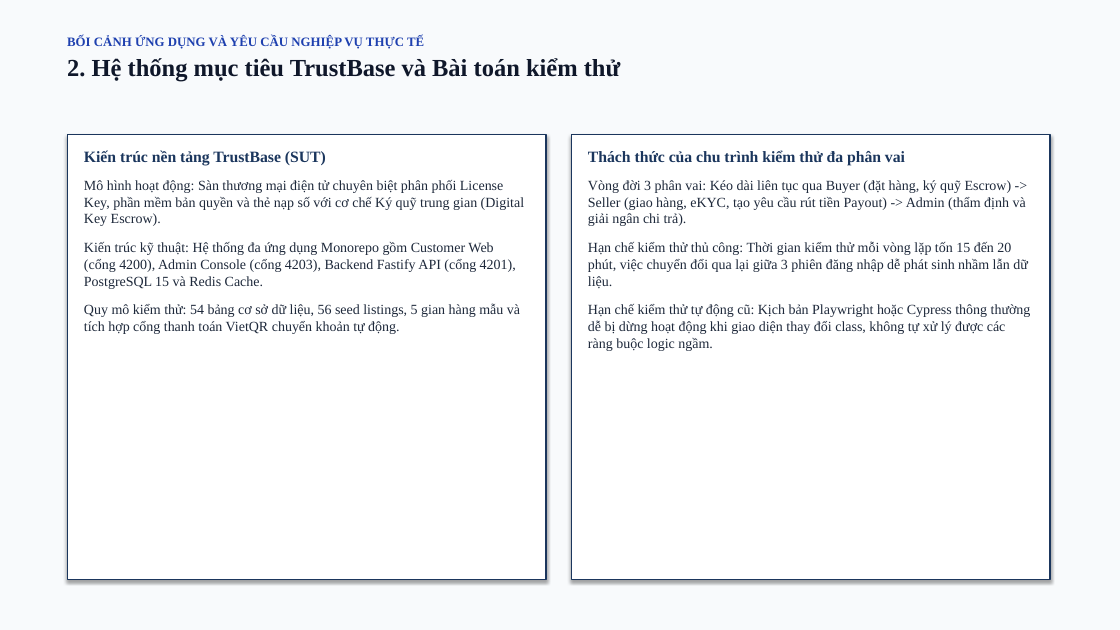
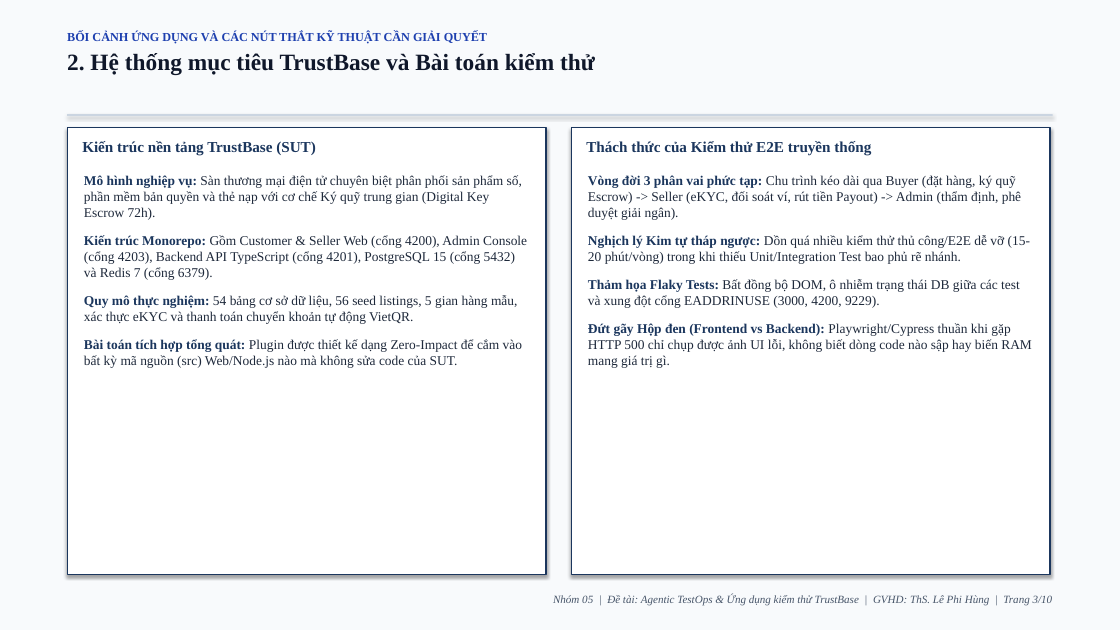
Before and after one commit to justpassingByte/agentic-test-ops, a slide deck: slide 3 of Nhom05_AgenticTestOps_ThuyetTrinh.pptx. Drawn at 1120x630 pixels with LibreOffice and Linux fonts; fonts in the diff are those of the drawing. Boxes give left, top, right and bottom in pixels: in the first picture for what was removed or moved away, otherwise in the second. Text is boxed around its words. In the diff, an @@ line names an element or a change of style, - is before the commit and + after.

```diff
--- a/Nhom05_AgenticTestOps_ThuyetTrinh.pptx
+++ b/Nhom05_AgenticTestOps_ThuyetTrinh.pptx
@@ text at [67,32,487,44]: text changed; size 11 to 10.5 pt @@
-BỐI CẢNH ỨNG DỤNG VÀ YÊU CẦU NGHIỆP VỤ THỰC TẾ
+BỐI CẢNH ỨNG DỤNG VÀ CÁC NÚT THẮT KỸ THUẬT CẦN GIẢI QUYẾT
@@ text at [67,53,595,75]: size 21 to 20 pt in "2. Hệ thống mục tiêu TrustBase và ..." @@
@@ rectangle added at [67,114,1053,116], fill #CBD5E1 @@
@@ rectangle: place and size @@
-rectangle at [67,134,546,580]
+rectangle at [67,128,546,575]
@@ text "Kiến trúc nền tảng TrustBase ...": place and size @@
-text "Kiến trúc nền tảng TrustBase ..." at [84,150,326,166]
+text "Kiến trúc nền tảng TrustBase ..." at [82,141,316,156]
@@ text "Kiến trúc nền tảng TrustBase ..." at [82,141,316,156]: size 13.5 to 13 pt @@
@@ rectangle: place and size @@
-rectangle at [571,134,1050,580]
+rectangle at [571,128,1050,575]
@@ text at [586,141,871,156]: text changed; size 13.5 to 13 pt @@
-Thách thức của chu trình kiểm thử đa phân vai
+Thách thức của Kiểm thử E2E truyền thống
@@ text at [84,175,527,368]: text changed; size 12 to 11.5 pt @@
-Mô hình hoạt động: Sàn thương mại điện tử chuyên biệt phân phối License Key, phần mềm bản quyền và thẻ nạp số với cơ chế Ký quỹ trung gian (Digital Key Escrow).
-Kiến trúc kỹ thuật: Hệ thống đa ứng dụng Monorepo gồm Customer Web (cổng 4200), Admin Console (cổng 4203), Backend Fastify API (cổng 4201), PostgreSQL 15 và Redis Cache.
-Quy mô kiểm thử: 54 bảng cơ sở dữ liệu, 56 seed listings, 5 gian hàng mẫu và tích hợp cổng thanh toán VietQR chuyển khoản tự động.
+Mô hình nghiệp vụ: Sàn thương mại điện tử chuyên biệt phân phối sản phẩm số, phần mềm bản quyền và thẻ nạp với cơ chế Ký quỹ trung gian (Digital Key Escrow 72h).
+Kiến trúc Monorepo: Gồm Customer & Seller Web (cổng 4200), Admin Console (cổng 4203), Backend API TypeScript (cổng 4201), PostgreSQL 15 (cổng 5432) và Redis 7 (cổng 6379).
+Quy mô thực nghiệm: 54 bảng cơ sở dữ liệu, 56 seed listings, 5 gian hàng mẫu, xác thực eKYC và thanh toán chuyển khoản tự động VietQR.
+Bài toán tích hợp tổng quát: Plugin được thiết kế dạng Zero-Impact để cắm vào bất kỳ mã nguồn (src) Web/Node.js nào mà không sửa code của SUT.
@@ text at [588,175,1032,368]: text changed; size 12 to 11.5 pt @@
-Vòng đời 3 phân vai: Kéo dài liên tục qua Buyer (đặt hàng, ký quỹ Escrow) -> Seller (giao hàng, eKYC, tạo yêu cầu rút tiền Payout) -> Admin (thẩm định và giải ngân chi trả).
-Hạn chế kiểm thử thủ công: Thời gian kiểm thử mỗi vòng lặp tốn 15 đến 20 phút, việc chuyển đổi qua lại giữa 3 phiên đăng nhập dễ phát sinh nhầm lẫn dữ liệu.
-Hạn chế kiểm thử tự động cũ: Kịch bản Playwright hoặc Cypress thông thường dễ bị dừng hoạt động khi giao diện thay đổi class, không tự xử lý được các ràng buộc logic ngầm.
+Vòng đời 3 phân vai phức tạp: Chu trình kéo dài qua Buyer (đặt hàng, ký quỹ Escrow) -> Seller (eKYC, đối soát ví, rút tiền Payout) -> Admin (thẩm định, phê duyệt giải ngân).
+Nghịch lý Kim tự tháp ngược: Dồn quá nhiều kiểm thử thủ công/E2E dễ vỡ (15-20 phút/vòng) trong khi thiếu Unit/Integration Test bao phủ rẽ nhánh.
+Thảm họa Flaky Tests: Bất đồng bộ DOM, ô nhiễm trạng thái DB giữa các test và xung đột cổng EADDRINUSE (3000, 4200, 9229).
+Đứt gãy Hộp đen (Frontend vs Backend): Playwright/Cypress thuần khi gặp HTTP 500 chỉ chụp được ảnh UI lỗi, không biết dòng code nào sập hay biến RAM mang giá trị gì.
@@ text added at [553,594,1053,605], 9.5 pt, text #475569, italic @@
+Nhóm 05 | Đề tài: Agentic TestOps & Ứng dụng kiểm thử TrustBase | GVHD: ThS. Lê Phi Hùng | Trang 3/10
```
Also in this commit, not shown: 4 other slides changed, 5 slides added, 5 slides removed, 7 other files.
